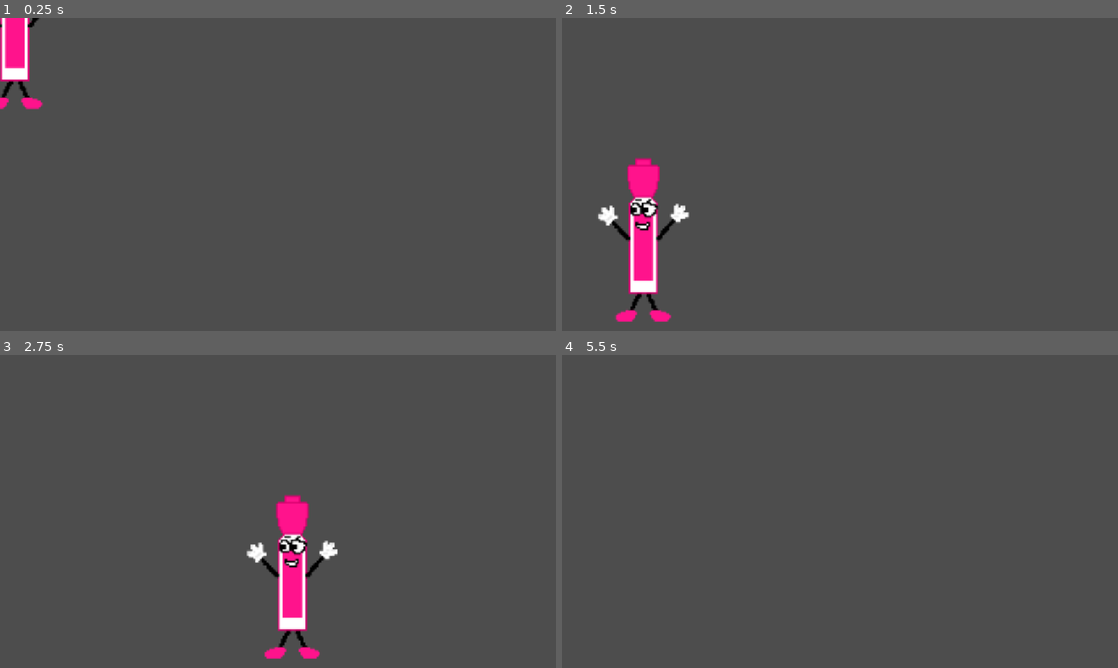
Above: before the commit, frames 1-4 (two rows, left to right).
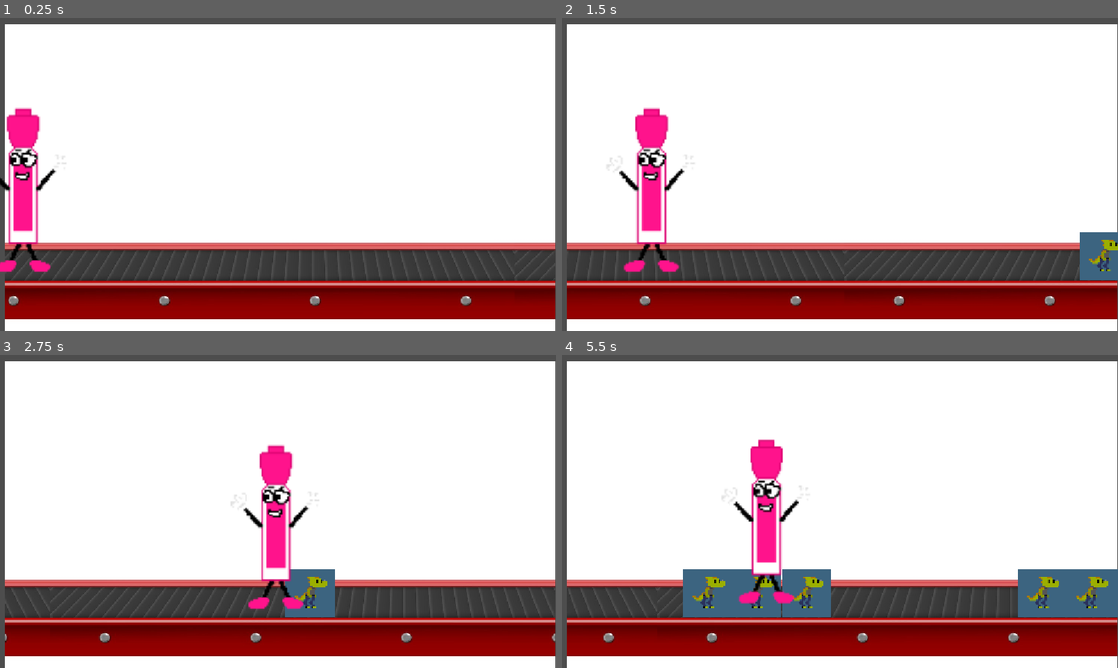
Above: after the commit, the same moments.

Repository: averymlewis07/Marker_Revolution
Game: Godot game, scene res://main.tscn
The game is run twice, just before and just after one commit, with the same random seed, the same clock (stepped at 60 frames per second) and the same inputs.
Inputs:
- Up to frame 1 (0.25 s): no input
- Up to frame 2 (1.5 s): tap Enter (ui_accept) at 0.5, 0.77 s; hold D (move_right) from 0.53 s (still down)
- Up to frame 3 (2.75 s): tap Enter (ui_accept) at 1.52 s; release D (move_right) at 2.03 s; hold A (move_left) from 2.03 s (still down)
- Up to frame 4 (5.5 s): release A (move_left) at 2.78 s; hold D (move_right) 2.78-4.28 s; tap Enter (ui_accept) at 3.02, 3.77, 4.52 s; hold A (move_left) 4.28-5.03 s; hold D (move_right) from 5.03 s (still down)

The runs differ from the first frame. In frame 1, 89% of the frame differs, in the area x 0-100%, y 0-100%; in frame 2, 90%; in frame 3, 90%; in frame 4, 92%, in the area x 0-100%, y 2-100%.

Commit message:
Conveyor belt image and functionality

Diff:
--- a/background.gd
+++ b/background.gd
@@ -1,6 +1,6 @@
-extends CharacterBody2D
+extends Sprite2D
 
-@export var speed := 150.0
+@export var speed := 500.0
 
 func _process(delta: float) -> void:
-	pass
+	region_rect.position.x += speed * delta
--- a/background.tscn
+++ b/background.tscn
@@ -1,18 +1,23 @@
 [gd_scene format=3 uid="uid://bok8l54beu7da"]
 
 [ext_resource type="Script" uid="uid://bhs8wuxdoi1n0" path="res://background.gd" id="1_i7s6n"]
-[ext_resource type="Texture2D" uid="uid://cgcchb1ypfrom" path="res://art/newdino/thumbnail.bmp" id="1_oabld"]
+[ext_resource type="Texture2D" uid="uid://bbi4l6pmamy3h" path="res://art/marker_conveyor.jpg" id="1_xehqc"]
 
 [sub_resource type="RectangleShape2D" id="RectangleShape2D_0xm2m"]
-size = Vector2(1153, 84)
+size = Vector2(1158.5, 154)
 
 [node name="background" type="CharacterBody2D" unique_id=939253055]
-script = ExtResource("1_i7s6n")
 
 [node name="Sprite2D" type="Sprite2D" parent="." unique_id=1417828697]
-scale = Vector2(1155, 650)
-texture = ExtResource("1_oabld")
+texture_repeat = 2
+position = Vector2(580.5, 341.80225)
+scale = Vector2(0.76938504, 0.71514684)
+texture = ExtResource("1_xehqc")
+region_enabled = true
+region_rect = Rect2(0, 0, 1480, 920)
+script = ExtResource("1_i7s6n")
+speed = 500.0
 
 [node name="CollisionShape2D" type="CollisionShape2D" parent="." unique_id=1053216013]
-position = Vector2(576.5, 602)
+position = Vector2(583.25, 534)
 shape = SubResource("RectangleShape2D_0xm2m")
--- a/main.tscn
+++ b/main.tscn
@@ -2,24 +2,31 @@
 
 [ext_resource type="Script" uid="uid://byjg0ffbsuojn" path="res://main.gd" id="1_ig7tw"]
 [ext_resource type="PackedScene" uid="uid://2ljek5fu626p" path="res://player.tscn" id="2_0xm2m"]
+[ext_resource type="Script" uid="uid://d2p5832yw8wcu" path="res://spawner.gd" id="2_1bvp3"]
 [ext_resource type="PackedScene" uid="uid://bok8l54beu7da" path="res://background.tscn" id="3_h2yge"]
 
 [node name="Main" type="Node2D" unique_id=1581600596]
 script = ExtResource("1_ig7tw")
 
 [node name="spawner" type="Node2D" parent="." unique_id=377812589]
+script = ExtResource("2_1bvp3")
 
 [node name="Marker2D" type="Marker2D" parent="spawner" unique_id=1696173989]
-position = Vector2(718, 156)
+top_level = true
+visibility_layer = 3
+position = Vector2(1251, 492)
 gizmo_extents = 38.2
+
+[node name="SpawnTimer" type="Timer" parent="spawner" unique_id=1672502309]
 
 [node name="StaticBody2D" type="StaticBody2D" parent="." unique_id=119929184]
 position = Vector2(0, 62)
 
 [node name="player" parent="." unique_id=1181956777 instance=ExtResource("2_0xm2m")]
 light_mask = 2
-visibility_layer = 2
+visibility_layer = 512
+z_index = 1
+position = Vector2(17, 374)
 
 [node name="background" parent="." unique_id=939253055 instance=ExtResource("3_h2yge")]
 light_mask = 0
-visibility_layer = 0
--- a/marker.gd
+++ b/marker.gd
@@ -1,6 +1,6 @@
 extends CharacterBody2D
 
-@export var speed := 150
+@export var speed := 385
 
 func _process(delta: float) -> void:
 	position.x -= speed * delta
--- a/marker.tscn
+++ b/marker.tscn
@@ -11,11 +11,13 @@
 script = ExtResource("1_15koh")
 
 [node name="Sprite2D" type="Sprite2D" parent="." unique_id=1816988839]
+z_index = 1
 position = Vector2(0.99999905, 1)
 scale = Vector2(0.796875, 0.765625)
 texture = ExtResource("2_mnpm0")
 
 [node name="CollisionShape2D" type="CollisionShape2D" parent="." unique_id=1219572635]
+z_index = 1
 position = Vector2(0.99999905, 1)
 scale = Vector2(0.796875, 0.765625)
 shape = SubResource("CapsuleShape2D_xvx6h")
--- a/marker2.tscn
+++ b/marker2.tscn
@@ -7,6 +7,7 @@
 size = Vector2(389.0196, 124.08163)
 
 [node name="marker" type="CharacterBody2D" unique_id=765540308]
+z_index = 1
 script = ExtResource("1_qb1yj")
 
 [node name="Sprite2D" type="Sprite2D" parent="." unique_id=791392359]
--- a/marker3.tscn
+++ b/marker3.tscn
@@ -7,6 +7,7 @@
 size = Vector2(249.7255, 124.08163)
 
 [node name="marker" type="CharacterBody2D" unique_id=695497147]
+z_index = 1
 script = ExtResource("1_otao6")
 
 [node name="Sprite2D" type="Sprite2D" parent="." unique_id=856342828]
--- /dev/null
+++ b/spawner.gd
@@ -0,0 +1,26 @@
+extends Node2D
+
+@onready var spawn_timer = $SpawnTimer
+@onready var spawn_point = $Marker2D
+
+var marker_scene = [
+	preload("res://marker.tscn"),
+	preload("res://marker2.tscn"),
+	preload("res://marker3.tscn")
+]
+
+func _ready() -> void:
+	randomize()
+	spawn_timer.timeout.connect(spawn_marker)
+	start_spawn_timer()
+
+func spawn_marker():
+	var random_marker = marker_scene.pick_random()
+	var marker = random_marker.instantiate()
+	marker.position = spawn_point.position
+	add_child(marker)
+	start_spawn_timer()
+
+func start_spawn_timer():
+	spawn_timer.wait_time = randf_range(1.0, 2.0)
+	spawn_timer.start()
Binary file added: art/marker_conveyor.jpg
Not shown, added: art/marker_conveyor.jpg.import
Not shown, added: spawner.gd.uid
